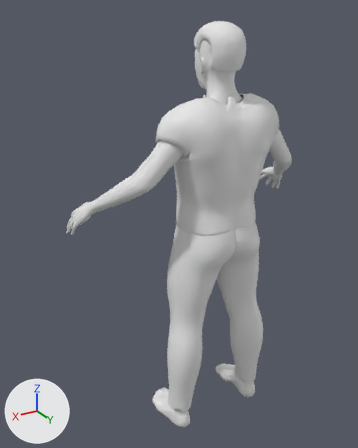
What one commit did to the glTF model corpos/corpo-adulto-m-normal.glb.
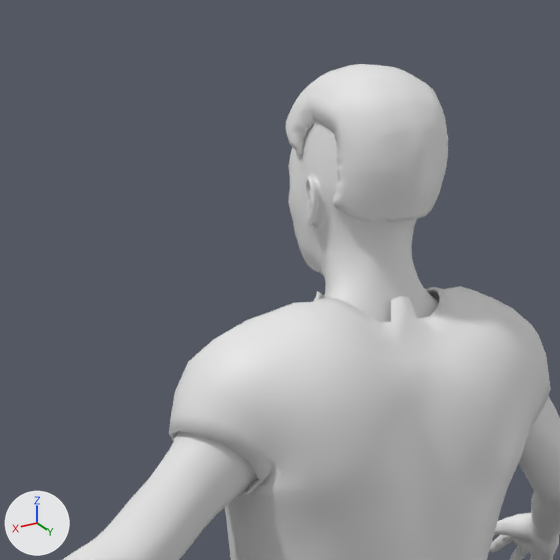
There are two pictures of each version: one whole from a 50 mm lens placed at (1.168, 1.739, 0.955), pointed at (0.086, -0.065, 0.053), one close up on the part from 28% to 79% of the width and 0% to 41% of the height. Arrows for +X, +Y and +Z are at lower left; the lights stay in place. The older version's two pictures come first. Vertices at exactly the same position are counted once.

In view in the first close-up: 'cabelo', 'camiseta', 'pele'.
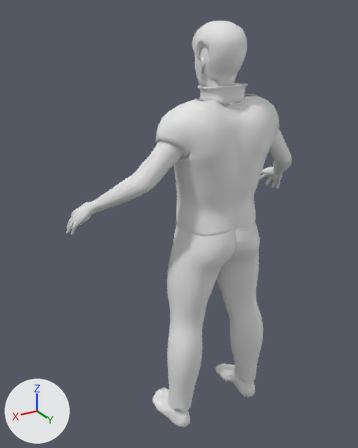
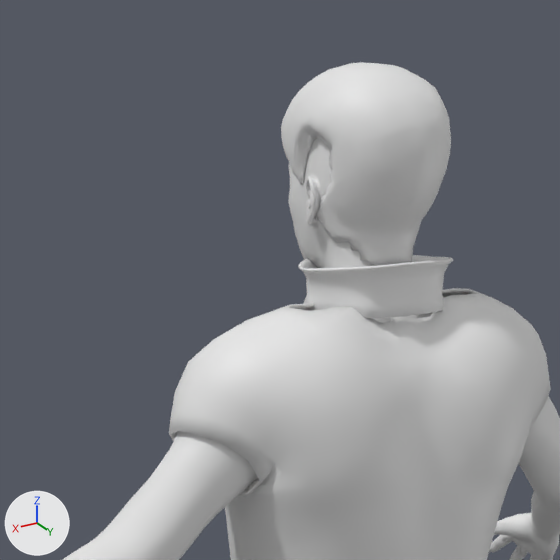
What differs and where, as boxes [x1, y1, x2, y2] in the close-ups (560 x 560 px; the box of a moved part takes in the faces that stretch with it):
'camiseta', reshaped: before [169, 286, 551, 560]; after [169, 288, 551, 560]
'cabelo', reshaped (29% taller): before [285, 64, 448, 222]; after [281, 62, 451, 266]
'gola', added: after [298, 255, 453, 318]
part 2 of me_camiseta_010, moved or reshaped: before [271, 286, 507, 340]; after [271, 288, 507, 340]

The change, as a diff of the scene's bpy script:
```diff
--- a/corpos/corpo-adulto-m-normal.glb.py
+++ b/corpos/corpo-adulto-m-normal.glb.py
@@ me_cabelo_010 @@
 # used by ob_cabelo; location = (0.0, 0.0, 0.0)
-me_cabelo_010.from_pydata(...)  # 2252 vertices, 4500 faces; spans x -0.081..0.081, y -0.016..0.208, z 0.743..0.919
+me_cabelo_010.from_pydata(...)  # 2302 vertices, 4500 faces; spans x -0.09..0.09, y -0.019..0.211, z 0.685..0.921
+# me_cabelo_010 part 1: 13 vertices moved within x -0.07..0.07, y -0.008..0.195, z 0.767..0.885; 2209 vertices removed from x -0.081..0.081, y -0.016..0.208, z 0.743..0.919; 1825 vertices added at x -0.09..0.09, y -0.019..0.211, z 0.685..0.921
+# other edits to the shape of me_cabelo_010 do not show in these pictures
@@ me_camiseta_010 @@
 # used by ob_camiseta; location = (0.0, 0.0, 0.0)
-me_camiseta_010.from_pydata(...)  # 1990 vertices, 3976 faces; spans x -0.289..0.289, y -0.041..0.265, z 0.112..0.654
+me_camiseta_010.from_pydata(...)  # 2006 vertices, 4008 faces; spans x -0.289..0.289, y -0.041..0.265, z 0.112..0.647
+# me_camiseta_010 part 2
+# 44 vertices are removed from x -0.129..0.129, y 0.059..0.169, z 0.645..0.654
+# 166 faces are deleted
+# 24 vertices move from x -0.111..0.111, y 0.038..0.178, z 0.645..0.654 to x -0.111..0.111, y 0.038..0.183, z 0.643..0.647
+# 60 vertices are added at x -0.141..0.141, y 0.055..0.173, z 0.643..0.647
+# 198 new faces join them
@@ me_gola_010 @@
+me_gola_010.from_pydata(...)  # 480 vertices, 960 faces; spans x -0.103..0.103, y 0.019..0.205, z 0.633..0.698
@@ ob_gola @@
+ob_gola = bpy.data.objects.new('gola', me_gola_010)
+ob_gola.location = (0.0, 0.0, 0.0)
```
